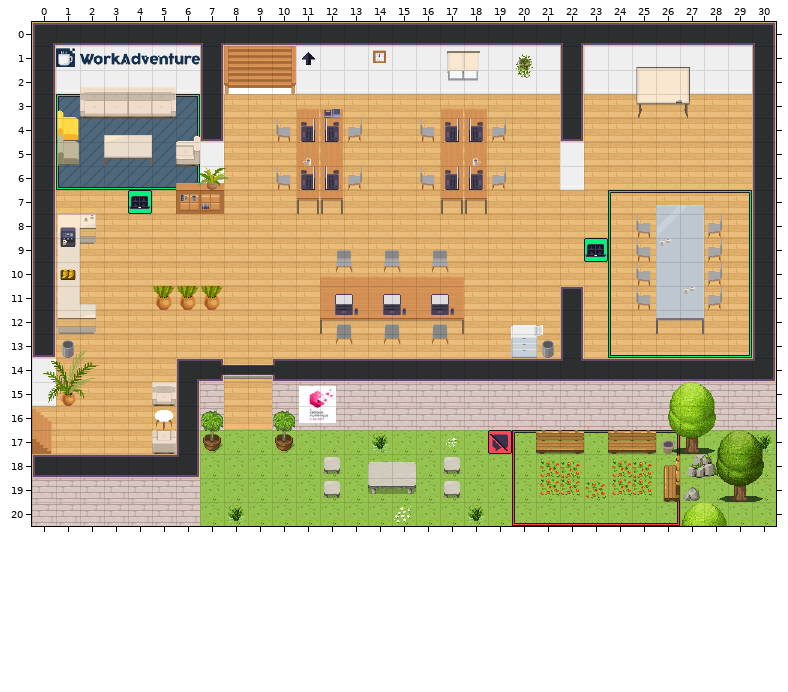
Two versions of a level (Tiled map (JSON), map.tmj). This is how it looked before the edit.
Cells are 32x32 px. Shown: x 0..30, y 0..20.
The same view after the edit:
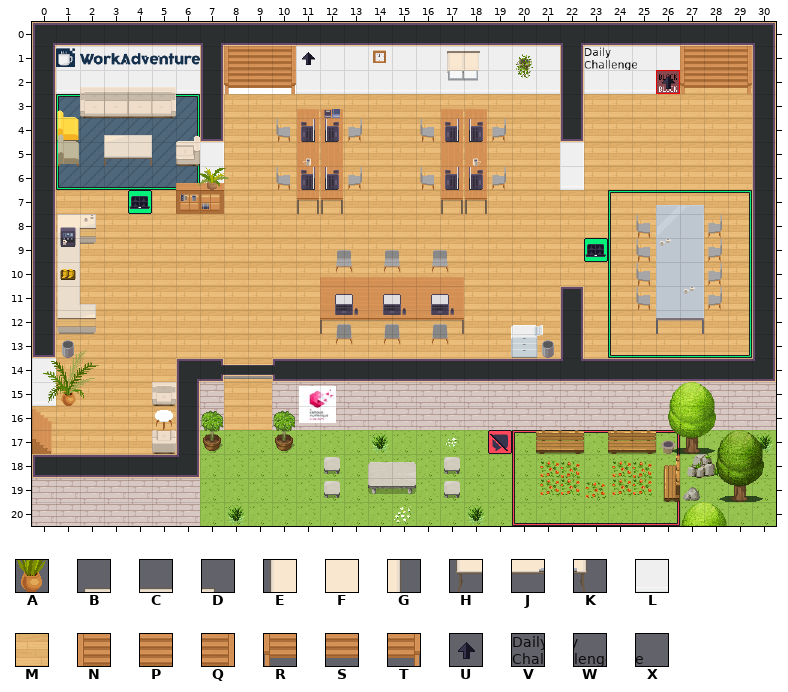
Key: from "WA_Decoration": A 87; from "WA_Miscellaneous": B 33, C 34, D 35, E 43, F 44, G 45, H 53, J 54, K 55; from "WA_Room_Builder": L 228, M 350, N 452, P 453, Q 454, R 477, S 478, T 479; from "WA_User_Interface": U 31; from "rez": V 0, W 1, X 2.
_ is an empty cell, # one hidden under a higher layer, . an unchanged one.
Diff:
--- layer "walls/walls1"
@@ x 26..29 @@
- 2 #LLL
+ 2 UMMM
--- layer "furniture/furniture1"
@@ x 5..7 @@
-11 AAA
+11 ___
--- layer "furniture/furniture2"
@@ x 23..29 @@
- 1 __BCD__
- 2 ..EFG__
- 3 ..HJK..
+ 1 VWX_NPQ
+ 2 ..__RST
+ 3 ..___..
